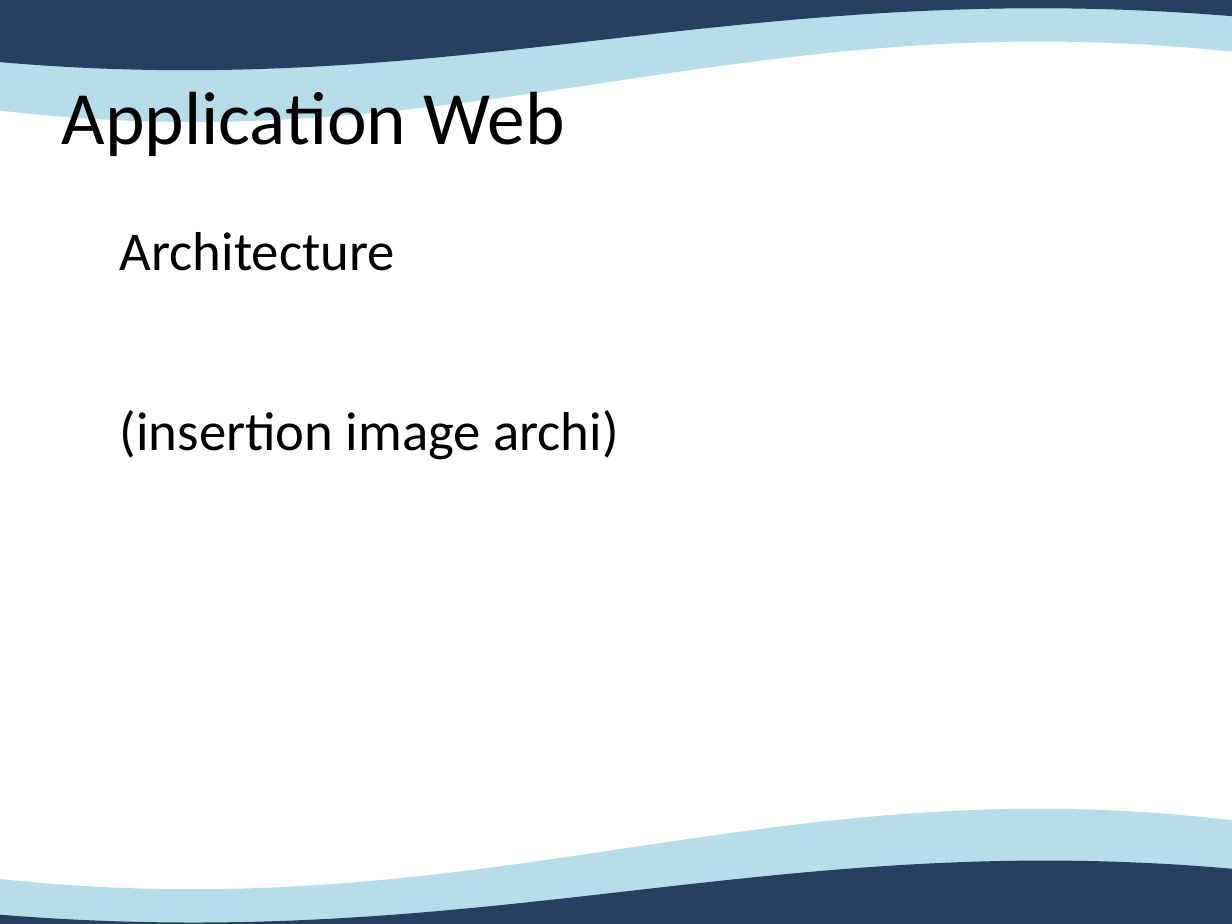
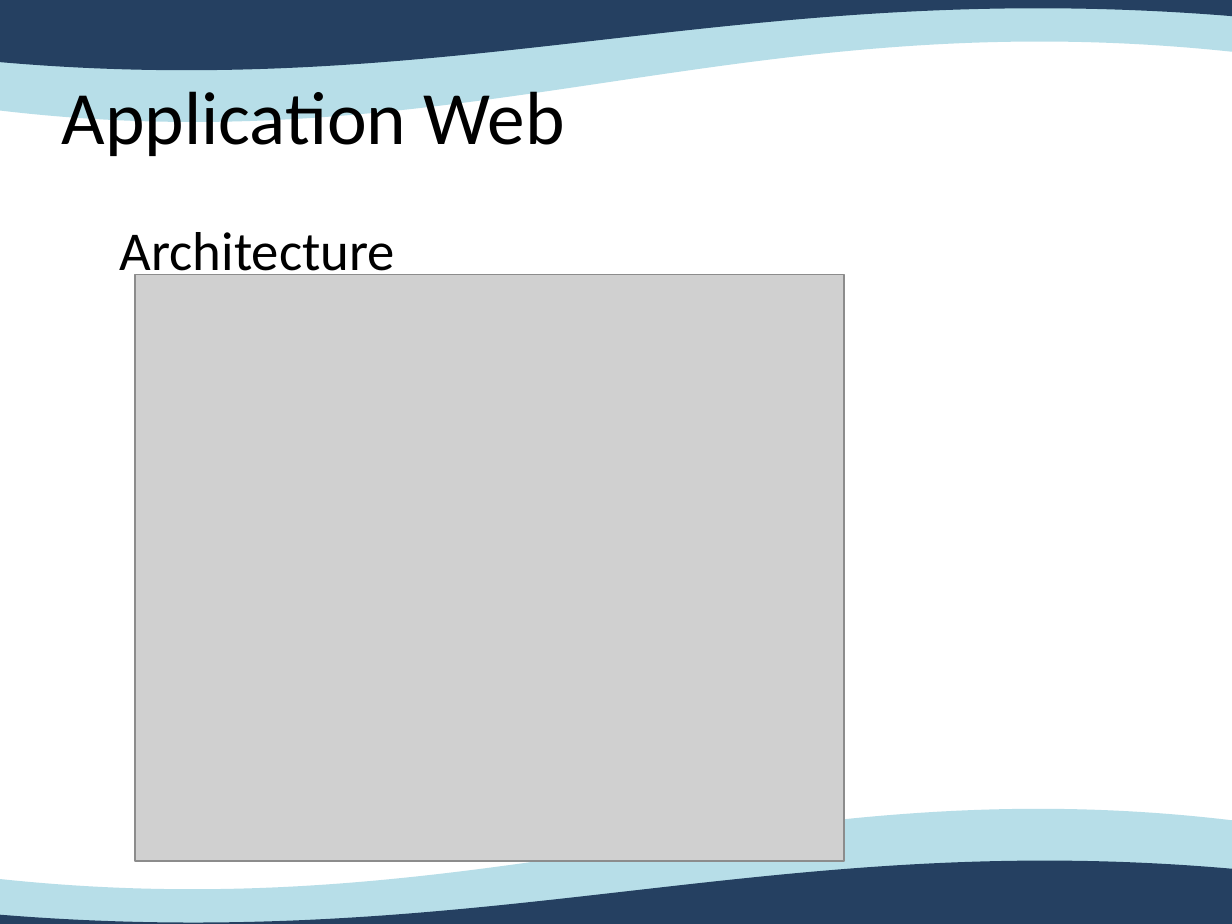
Before and after one commit to michelmassamiri/BlackHole-Routing-JS-App, a slide deck: slide 8 of audits/audits_1er_release.odp (slide 6 before the commit). Drawn at 1232x924 pixels with LibreOffice and Linux fonts; fonts in the diff are those of the drawing; grey boxes stand for pictures. Boxes give left, top, right and bottom in pixels: in the first picture for what was removed or moved away, otherwise in the second. Text is boxed around its words. In the diff, an @@ line names an element or a change of style, - is before the commit and + after.

```diff
--- a/audits/audits_1er_release.odp
+++ b/audits/audits_1er_release.odp
@@ picture added at (134, 275, 844, 861) @@
@@ text at (120, 410, 619, 460): paragraph removed @@
-(insertion image archi)
```
Also in this commit, not shown: 2 other slides changed, 5 slides added, 1 slide removed.
